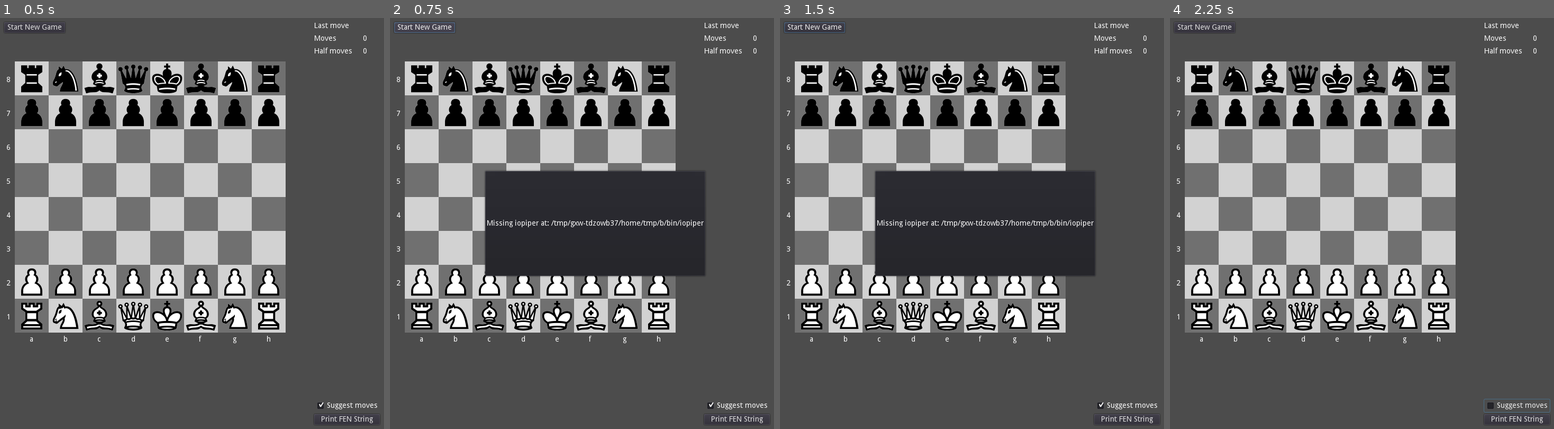
Above: before the commit, frames 1-4 (left to right).
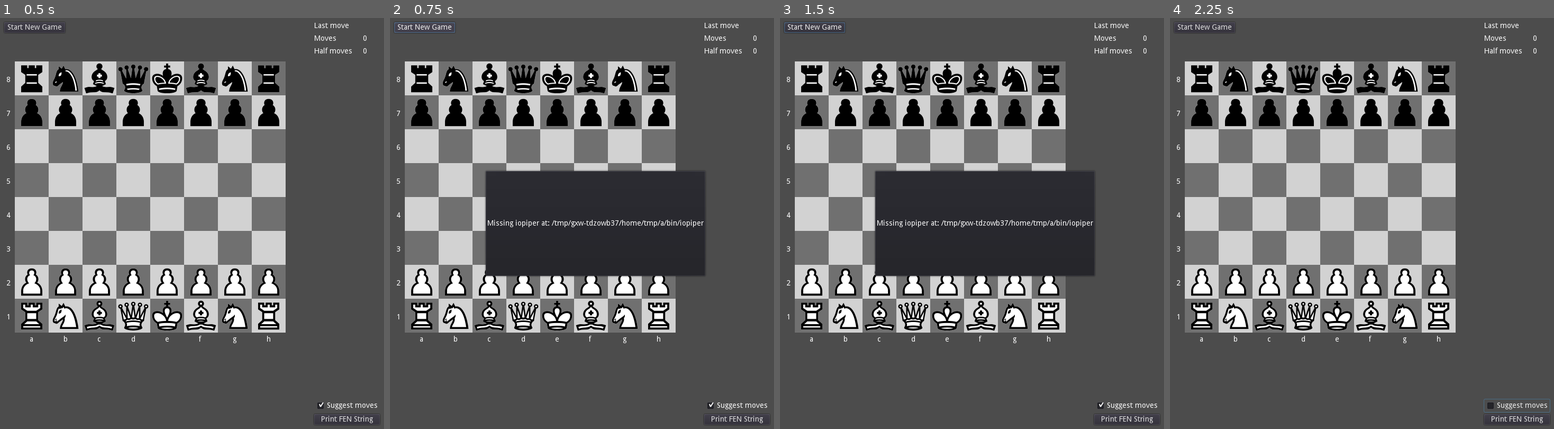
Above: after the commit, the same moments.

Repository: andrew-wilkes/godot-chess
Game: Godot game, scene res://Main.tscn
The game is run twice, just before and just after one commit, with the same random seed, the same clock (stepped at 60 frames per second) and the same inputs.
Inputs:
- Up to frame 1 (0.5 s): no input
- Up to frame 2 (0.75 s): click "Start New Game" at 0.5 s
- Up to frame 3 (1.5 s): click "Start New Game" at 1.25 s
- Up to frame 4 (2.25 s): click "Suggest moves" at 2 s

Frame 1 is identical in both runs. In frame 2, 0.4% of the frame differs, in the area x 24-72%, y 43-63%; in frame 3, less than 0.1%; in frame 4, nothing differs.

Commit message:
Don't allow drops outside of grid

Diff:
--- a/src/Board.gd
+++ b/src/Board.gd
@@ -256,11 +256,11 @@
 		print("Clicked at: ", [x, y])
 		var p = get_piece_in_grid(x, y)
 		print(p)
-		if event.pressed:
-			if p != null:
+		if p != null:
+			if event.pressed:
 				emit_signal("clicked", p)
-		else:
-			emit_signal("unclicked", p)
+			else:
+				emit_signal("unclicked", p)
 	# Mouse position is relative to the square
 	if event is InputEventMouseMotion:
 		emit_signal("moved", event.position)
@@ -443,6 +443,9 @@
 		x = int(round(offset.x))
 		y = int(round(offset.y))
 		p.new_pos = Vector2(p.pos.x + x, p.pos.y + y)
+	if p.new_pos.x < 0 or p.new_pos.y < 0 or p.new_pos.x > 7 or p.new_pos.y > 7:
+		# piece dropped outside of grid
+		return { "ok": false }
 	var ax = int(abs(x))
 	var ay = int(abs(y))
 	var p2 = get_piece_in_grid(p.new_pos.x, p.new_pos.y)
--- a/src/Board.tscn
+++ b/src/Board.tscn
@@ -20,7 +20,6 @@
 margin_left = 20.0
 margin_right = 750.0
 margin_bottom = 800.0
-mouse_default_cursor_shape = 3
 size_flags_horizontal = 3
 size_flags_vertical = 3
 custom_constants/vseparation = 0
